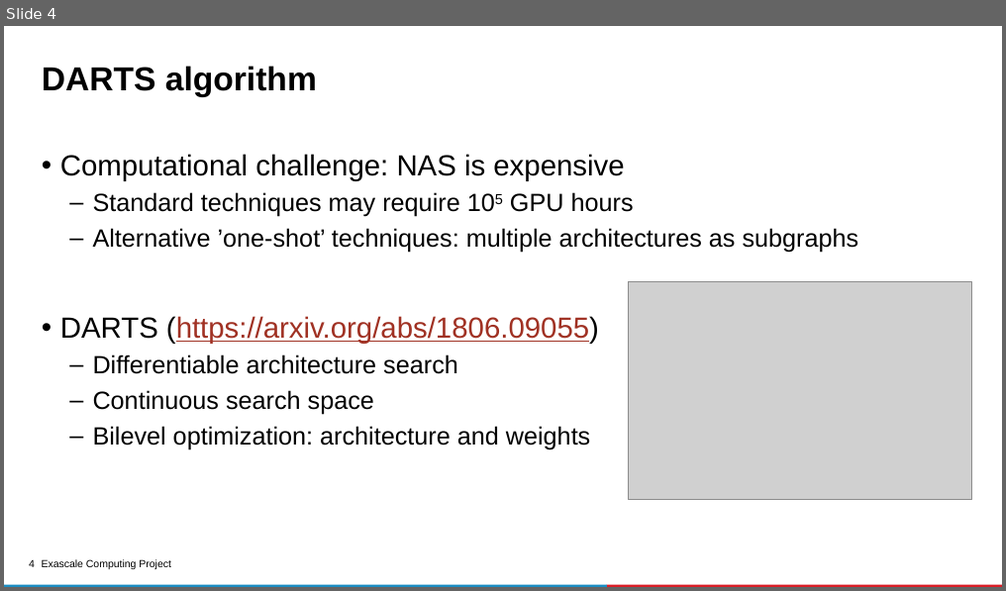
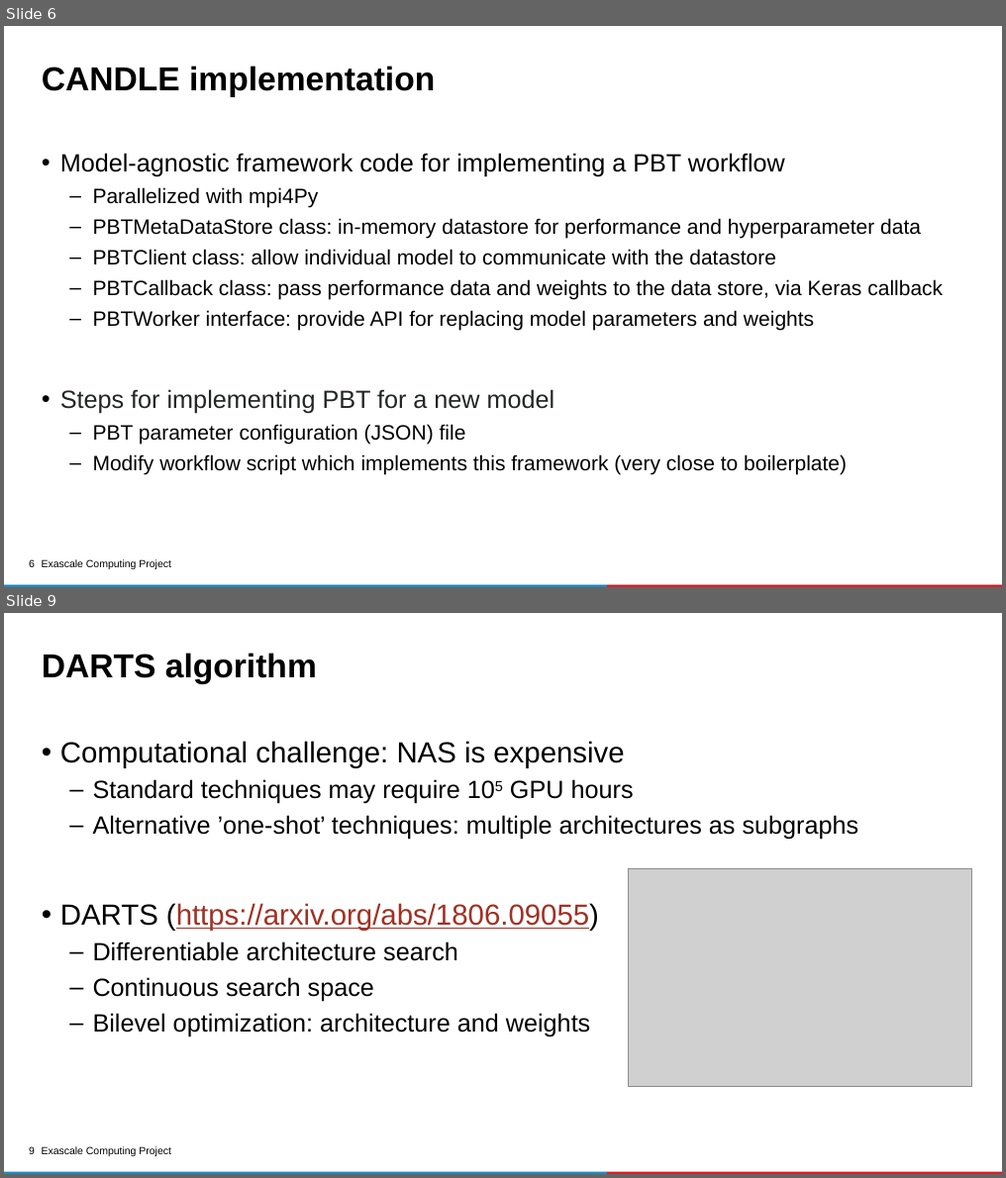
Before and after one commit to ECP-CANDLE/Tutorials, a slide deck: 2020/ECP/slides/05-nas.pptx. Shown one above the other, each under a label of ours: slide 4 before the commit, slides 6 and 9 after it; the slides between them are not shown. The pictures are 1006x591 and 1006x1178 pixels, drawn with LibreOffice and Linux fonts; fonts in the diff are those of the drawing; grey boxes stand for pictures; background and template pictures are left out. Boxes give left, top, right and bottom in pixels: in the first picture for what was removed or moved away, otherwise in the second. Text is boxed around its words. In the diff, an @@ line names an element or a change of style, - is before the commit and + after.

```diff
--- a/2020/ECP/slides/05-nas.pptx
+++ b/2020/ECP/slides/05-nas.pptx
@@ slide 6 added at [4,26,1002,587], background #FFFFFF; not listed: 4 template elements that a slide beside it also shows @@
@@ title added at [42,66,435,97], 32 pt, text #000000, bold @@
+CANDLE implementation
@@ text added at [60,153,943,475], 20 pt, text #000000 @@
+• Model-agnostic framework code for implementing a PBT workflow
+  – Parallelized with mpi4Py
+  – PBTMetaDataStore class: in-memory datastore for performance and hyperparameter data
+  – PBTClient class: allow individual model to communicate with the datastore
+  – PBTCallback class: pass performance data and weights to the data store, via Keras callback
+  – PBTWorker interface: provide API for replacing model parameters and weights
+• Steps for implementing PBT for a new model
+  – PBT parameter configuration (JSON) file
+  – Modify workflow script which implements this framework (very close to boilerplate)
@@ what was slide 4 is now slide 9 @@
@@ page number at [29,1147,35,1155]: text changed @@
-4
+9
```
Also in this commit, not shown: 5 slides changed, 4 other slides added.
